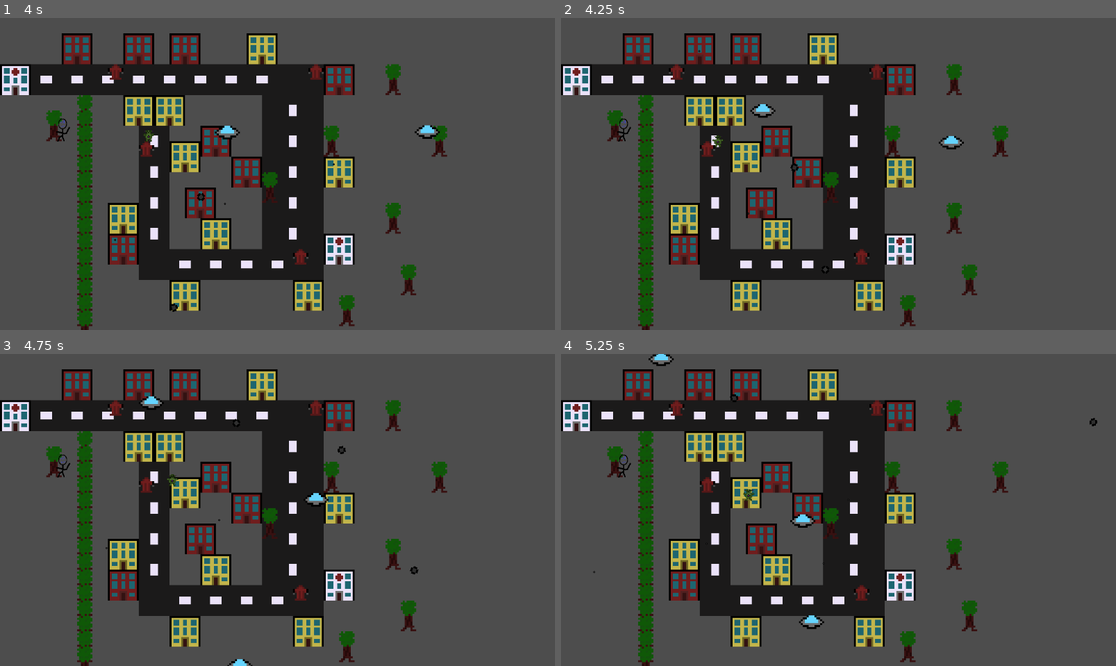
Above: before the commit, frames 1-4 (two rows, left to right).
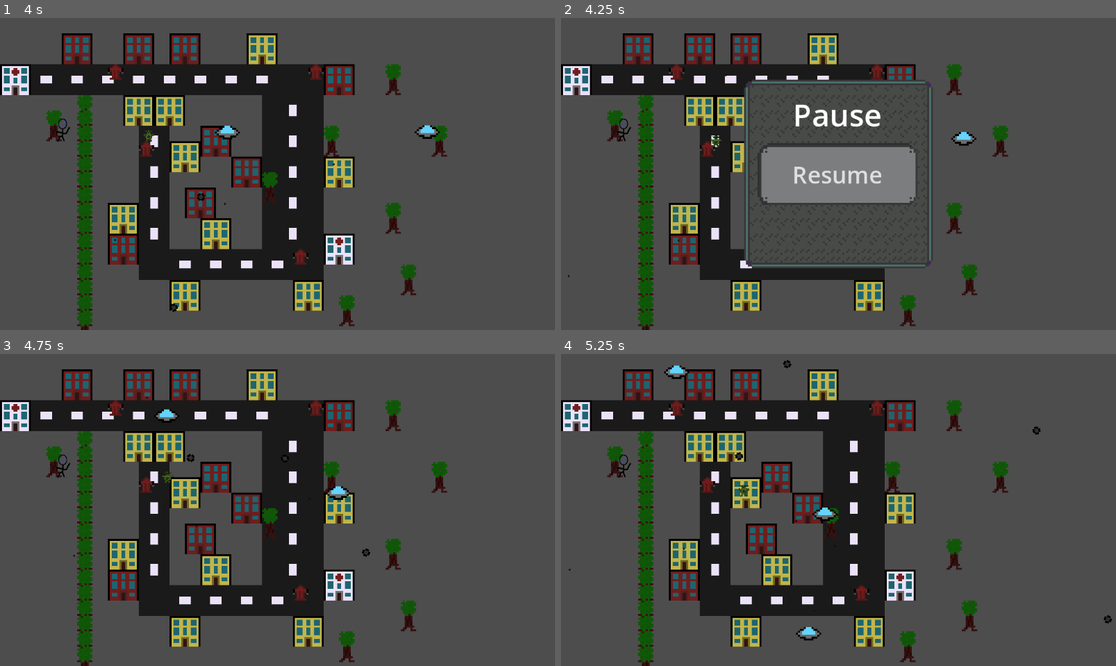
Above: after the commit, the same moments.

Repository: Lila-Kuhlt/Close-Encounters-of-the-Jeff-Kind
Game: Godot game, scene res://scenes/World.tscn
Two runs of this game, one before a commit and one after it. Both use one fixed random seed, a clock stepped at 60 frames per second and the inputs below.
Inputs (mouse positions are in pixels of both pictures, inside the frame that each line leads up to):
- Up to frame 1 (4 s): tap Enter at 0.5 s; hold D (right) 0.53-1.28 s; hold S (down) 1.28-2.03 s; hold D (right) 2.03-2.78 s; hold W (up) 2.78-3.53 s; hold A (left) from 3.53 s (still down)
- Up to frame 2 (4.25 s): keep holding A (left); tap Escape (pause, bound only after the commit) at 4.15 s
- Up to frame 3 (4.75 s): release A (left) at 4.25 s; click (277, 510) at 4.25 s, where only the run after the commit has a clickable "Resume"
- Up to frame 4 (5.25 s): hold A (left) from 5.03 s (still down)

Frame 1 is identical in both runs. In frame 2, 15% of the frame differs, in the area x 1-75%, y 10-84%; in frame 3, 0.8%; in frame 4, 1.0%.

Commit message:
Add pause menu

Diff:
--- /dev/null
+++ b/godot/assets/Theme.tres
@@ -0,0 +1,31 @@
+[gd_resource type="Theme" load_steps=5 format=3 uid="uid://bibncf8bjomwi"]
+
+[ext_resource type="Texture2D" uid="uid://do15jbr236n0f" path="res://assets/box-style.png" id="1_1rgfr"]
+[ext_resource type="Texture2D" uid="uid://ch4l54w3xbjiy" path="res://assets/button-box-style.png" id="1_d738b"]
+
+[sub_resource type="StyleBoxTexture" id="StyleBoxTexture_0yg82"]
+texture = ExtResource("1_d738b")
+texture_margin_left = 8.0
+texture_margin_top = 8.0
+texture_margin_right = 8.0
+texture_margin_bottom = 8.0
+region_rect = Rect2(0, 0, 24, 24)
+
+[sub_resource type="StyleBoxTexture" id="StyleBoxTexture_4n0gg"]
+texture = ExtResource("1_1rgfr")
+texture_margin_left = 8.0
+texture_margin_top = 8.0
+texture_margin_right = 8.0
+texture_margin_bottom = 8.0
+axis_stretch_horizontal = 1
+axis_stretch_vertical = 1
+region_rect = Rect2(0, 0, 24, 24)
+
+[resource]
+Button/font_sizes/font_size = 12
+Button/styles/normal = SubResource("StyleBoxTexture_0yg82")
+MarginContainer/constants/margin_bottom = 8
+MarginContainer/constants/margin_left = 8
+MarginContainer/constants/margin_right = 8
+MarginContainer/constants/margin_top = 8
+Panel/styles/panel = SubResource("StyleBoxTexture_4n0gg")
--- a/godot/project.godot
+++ b/godot/project.godot
@@ -50,3 +50,8 @@
 "events": [Object(InputEventKey,"resource_local_to_scene":false,"resource_name":"","device":-1,"window_id":0,"alt_pressed":false,"shift_pressed":false,"ctrl_pressed":false,"meta_pressed":false,"pressed":false,"keycode":0,"physical_keycode":32,"key_label":0,"unicode":32,"echo":false,"script":null)
 ]
 }
+pause={
+"deadzone": 0.5,
+"events": [Object(InputEventKey,"resource_local_to_scene":false,"resource_name":"","device":-1,"window_id":0,"alt_pressed":false,"shift_pressed":false,"ctrl_pressed":false,"meta_pressed":false,"pressed":false,"keycode":0,"physical_keycode":4194305,"key_label":0,"unicode":0,"echo":false,"script":null)
+]
+}
--- a/godot/scenes/UI/UI.gd
+++ b/godot/scenes/UI/UI.gd
@@ -1,5 +1,19 @@
 extends CanvasLayer
 
-# Called when the node enters the scene tree for the first time.
+var just_paused := false
+
 func _ready():
 	add_to_group("UI")
+
+func _process(_delta: float) -> void:
+	if Input.is_action_just_pressed('pause'):
+		if not just_paused:
+			get_tree().paused = true
+			$PauseMenu.show()
+	else:
+		just_paused = false
+
+func _on_button_pressed() -> void:
+	just_paused = true
+	get_tree().paused = false
+	$PauseMenu.hide()
--- a/godot/scenes/UI/UI.tscn
+++ b/godot/scenes/UI/UI.tscn
@@ -1,6 +1,53 @@
-[gd_scene load_steps=2 format=3 uid="uid://bqwg30od0fmhk"]
+[gd_scene load_steps=5 format=3 uid="uid://bqwg30od0fmhk"]
 
 [ext_resource type="Script" path="res://scenes/UI/UI.gd" id="1_aneth"]
+[ext_resource type="Theme" uid="uid://bibncf8bjomwi" path="res://assets/Theme.tres" id="2_enm3v"]
+
+[sub_resource type="InputEventAction" id="InputEventAction_t7usk"]
+action = &"pause"
+
+[sub_resource type="Shortcut" id="Shortcut_3wnkl"]
+events = [SubResource("InputEventAction_t7usk")]
 
 [node name="UI" type="CanvasLayer" groups=["UI"]]
 script = ExtResource("1_aneth")
+
+[node name="PauseMenu" type="CenterContainer" parent="."]
+process_mode = 2
+visible = false
+anchors_preset = 15
+anchor_right = 1.0
+anchor_bottom = 1.0
+grow_horizontal = 2
+grow_vertical = 2
+
+[node name="Panel" type="Panel" parent="PauseMenu"]
+texture_filter = 1
+custom_minimum_size = Vector2(100, 100)
+layout_mode = 2
+theme = ExtResource("2_enm3v")
+
+[node name="MarginContainer" type="MarginContainer" parent="PauseMenu/Panel"]
+layout_mode = 1
+anchors_preset = 15
+anchor_right = 1.0
+anchor_bottom = 1.0
+grow_horizontal = 2
+grow_vertical = 2
+theme = ExtResource("2_enm3v")
+
+[node name="VBoxContainer" type="VBoxContainer" parent="PauseMenu/Panel/MarginContainer"]
+layout_mode = 2
+
+[node name="Label" type="Label" parent="PauseMenu/Panel/MarginContainer/VBoxContainer"]
+layout_mode = 2
+text = "Pause"
+horizontal_alignment = 1
+
+[node name="Button" type="Button" parent="PauseMenu/Panel/MarginContainer/VBoxContainer"]
+layout_mode = 2
+theme = ExtResource("2_enm3v")
+shortcut = SubResource("Shortcut_3wnkl")
+text = "Resume"
+
+[connection signal="pressed" from="PauseMenu/Panel/MarginContainer/VBoxContainer/Button" to="." method="_on_button_pressed"]
Binary file added: godot/assets/box-style.png
Not shown, added: godot/assets/box-style.png.import
Binary file added: godot/assets/button-box-style.png
Not shown, added: godot/assets/button-box-style.png.import
